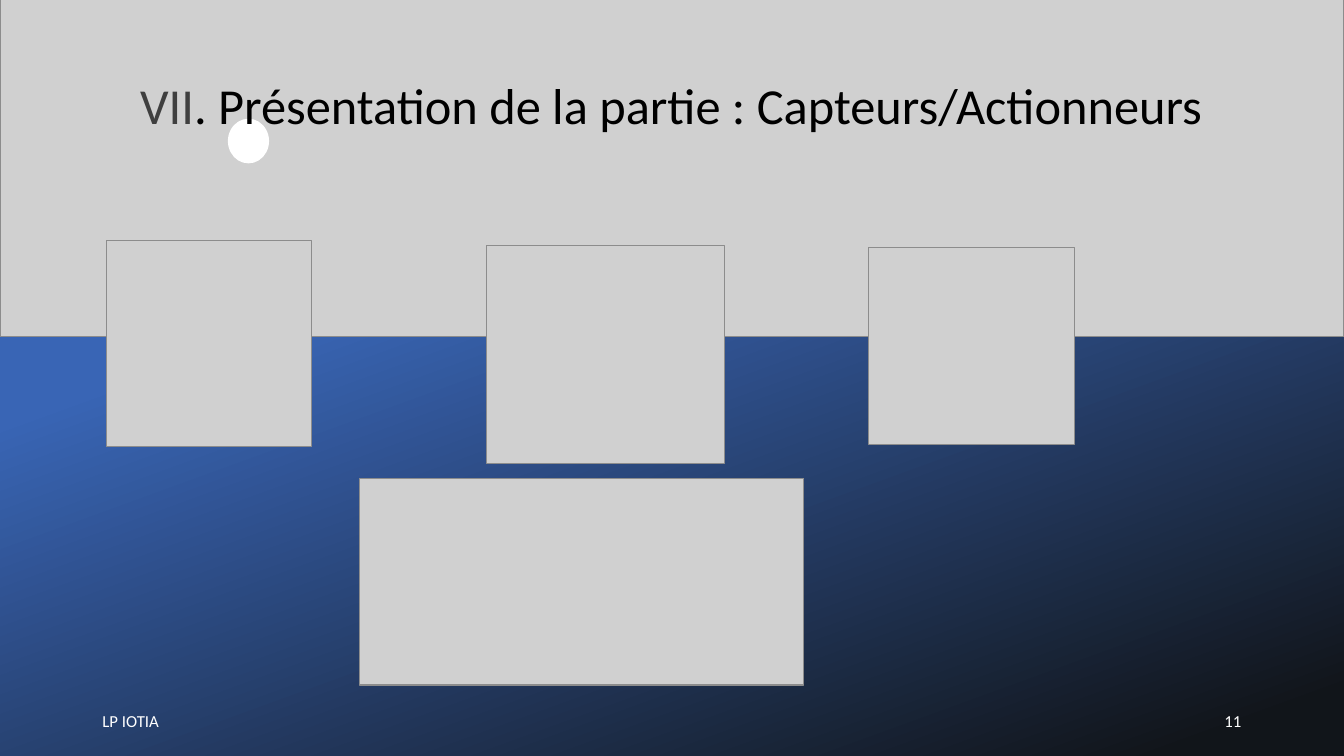
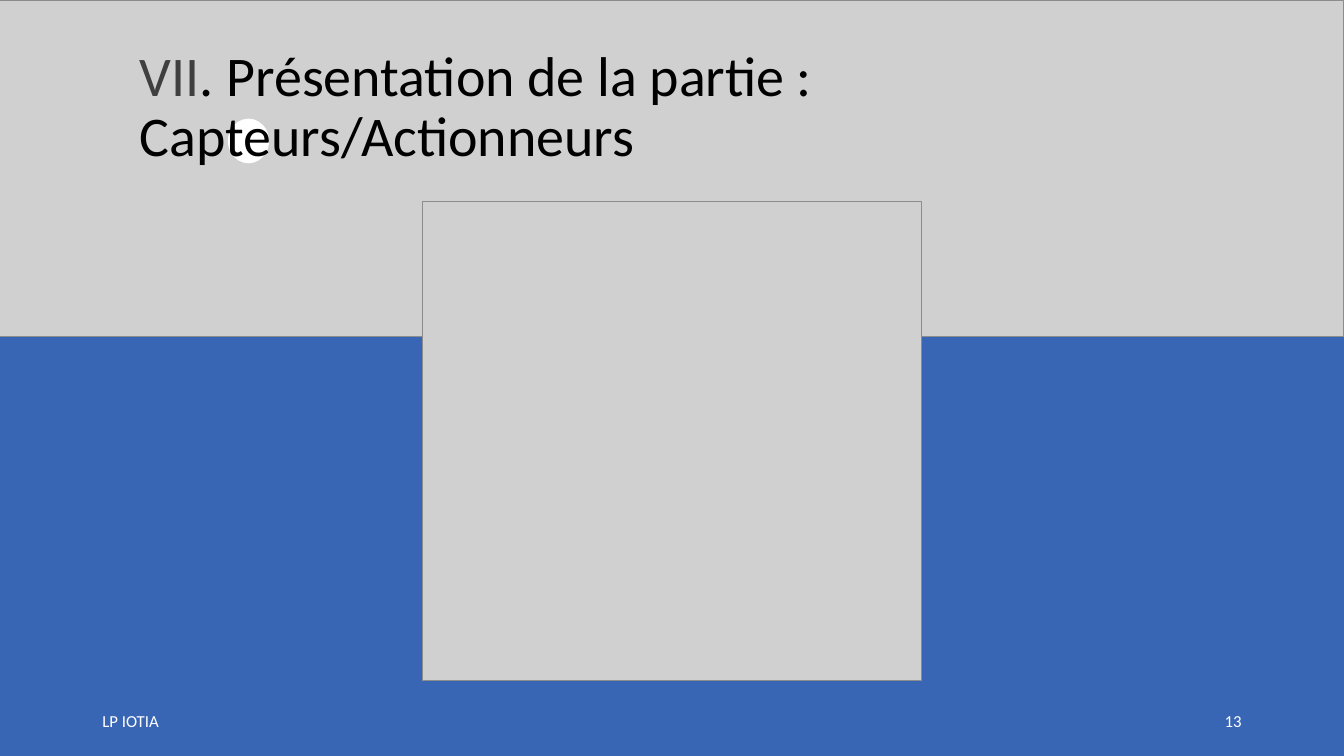
Before and after one commit to LENSAlex/ProjetIotia, a slide deck: slide 13 of Diapo_commun/PresentationCommune.pptx (slide 11 before the commit). Drawn at 1344x756 pixels with LibreOffice and Linux fonts; fonts in the diff are those of the drawing; grey boxes stand for pictures. Boxes give left, top, right and bottom in pixels: in the first picture for what was removed or moved away, otherwise in the second. Text is boxed around its words. In the diff, an @@ line names an element or a change of style, - is before the commit and + after.

Commit message:
Partie Web Service

```diff
--- a/Diapo_commun/PresentationCommune.pptx
+++ b/Diapo_commun/PresentationCommune.pptx
@@ picture at (0,0,1344,336): rotation 0 to 180 degrees @@
@@ text "VII. Présentation de la partie ..." at (140,57,785,165): size 36 to 40 pt @@
@@ rectangle at (0,150,1344,756): fill gradient #3965B5 to #11151A to #3965B5 @@
@@ picture added at (422,202,922,682) @@
@@ picture removed at (106,241,312,447) @@
@@ picture removed at (487,245,725,464) @@
@@ picture removed at (869,248,1075,445) @@
@@ picture removed at (360,478,804,685) @@
@@ page number at (1225,716,1242,727): text changed @@
-11
+13
```
Also in this commit, not shown: 13 other slides changed, 1 slide removed.
